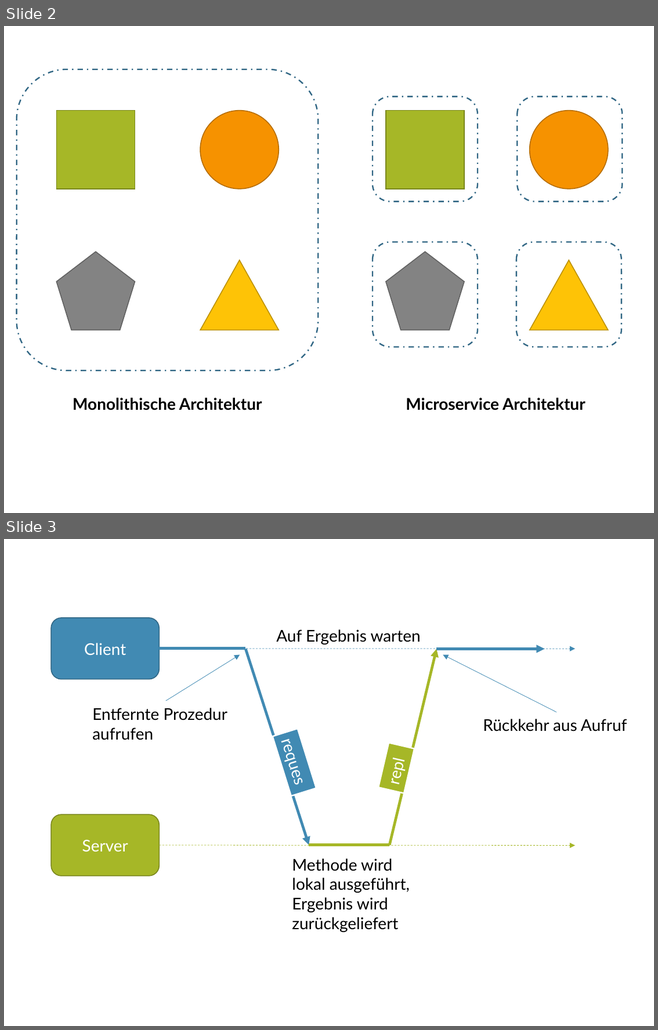
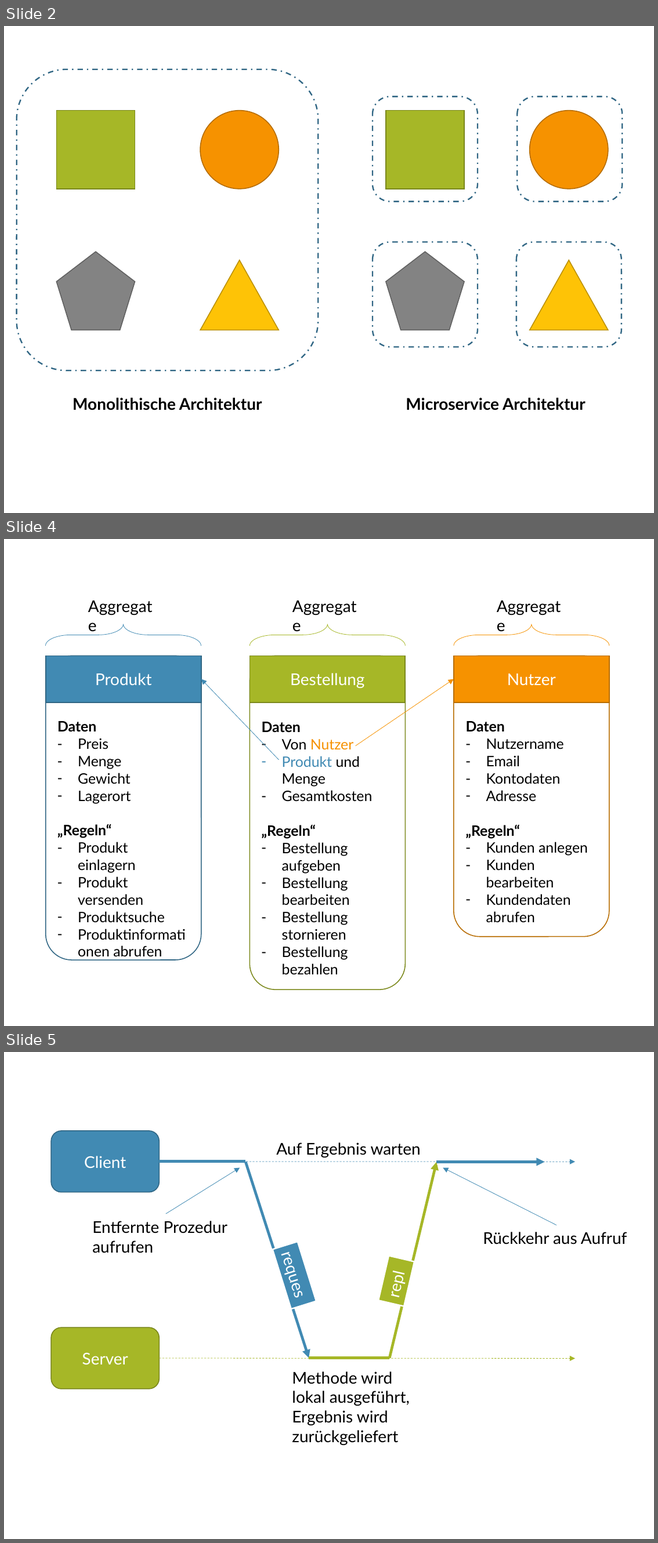
Before and after one commit to FabianWilms/hm-ba, a slide deck: images/ppt/graphics.pptx. Shown one above the other, each under a label of ours: slides 2 and 3 before the commit, slides 2, 4 and 5 after it; the slides between them are not shown. The pictures are 658x1030 and 658x1543 pixels, drawn with LibreOffice and Linux fonts; fonts in the diff are those of the drawing. Boxes give left, top, right and bottom in pixels: in the first picture for what was removed or moved away, otherwise in the second. Text is boxed around its words. In the diff, an @@ line names an element or a change of style, - is before the commit and + after.

```diff
--- a/images/ppt/graphics.pptx
+++ b/images/ppt/graphics.pptx
@@ slide 4 added at (x1=4, y1=539, x2=654, y2=1026), background #FFFFFF @@
@@ text added at (x1=82, y1=593, x2=165, y2=619), 18 pt, text #000000 @@
+Aggregate
@@ text added at (x1=286, y1=593, x2=369, y2=619), 18 pt, text #000000 @@
+Aggregate
@@ text added at (x1=490, y1=593, x2=573, y2=619), 18 pt, text #000000 @@
+Aggregate
@@ left brace added at (x1=46, y1=624, x2=201, y2=646), outline #418AB3 0.5 pt @@
@@ left brace added at (x1=249, y1=624, x2=405, y2=646), outline #A6B727 0.5 pt @@
@@ left brace added at (x1=453, y1=624, x2=609, y2=646), outline #F69200 0.5 pt @@
@@ rounded rectangle added at (x1=46, y1=656, x2=201, y2=960), outline #306684 1 pt @@
@@ rectangle added at (x1=46, y1=656, x2=201, y2=703), fill #418AB3, outline #306684 1 pt, 18 pt, text #FFFFFF @@
+Produkt
@@ rounded rectangle added at (x1=249, y1=656, x2=405, y2=990), outline #7D891D 1 pt @@
@@ rectangle added at (x1=249, y1=656, x2=405, y2=703), fill #A6B727, outline #7D891D 1 pt, 18 pt, text #FFFFFF @@
+Bestellung
@@ rounded rectangle added at (x1=453, y1=656, x2=609, y2=937), outline #B86E00 1 pt @@
@@ rectangle added at (x1=453, y1=656, x2=609, y2=703), fill #F69200, outline #B86E00 1 pt, 18 pt, text #FFFFFF @@
+Nutzer
@@ arrow added from (279, 760) to (201, 679), #418AB3 0.5 pt @@
@@ arrow added from (355, 746) to (453, 679), #F69200 0.5 pt @@
@@ text added at (x1=57, y1=721, x2=165, y2=957), 16 pt, text #000000 @@
+Daten
+– Preis
+– Menge
+– Gewicht
+– Lagerort
+„Regeln“
+– Produkt einlagern
+– Produkt versenden
+– Produktsuche
+– Produktinformationen abrufen
@@ text added at (x1=262, y1=722, x2=372, y2=975), 16 pt, text #000000 @@
+Daten
+– Von Nutzer
+– Produkt und Menge
+– Gesamtkosten
+„Regeln“
+– Bestellung aufgeben
+– Bestellung bearbeiten
+– Bestellung stornieren
+– Bestellung bezahlen
@@ text added at (x1=466, y1=721, x2=587, y2=923), 16 pt, text #000000 @@
+Daten
+– Nutzername
+– Email
+– Kontodaten
+– Adresse
+„Regeln“
+– Kunden anlegen
+– Kunden bearbeiten
+– Kundendaten abrufen
@@ what was slide 3 is now slide 5 @@
```
Also in this commit, not shown: 1 other slide added, 5 slides removed, 7 other files.
